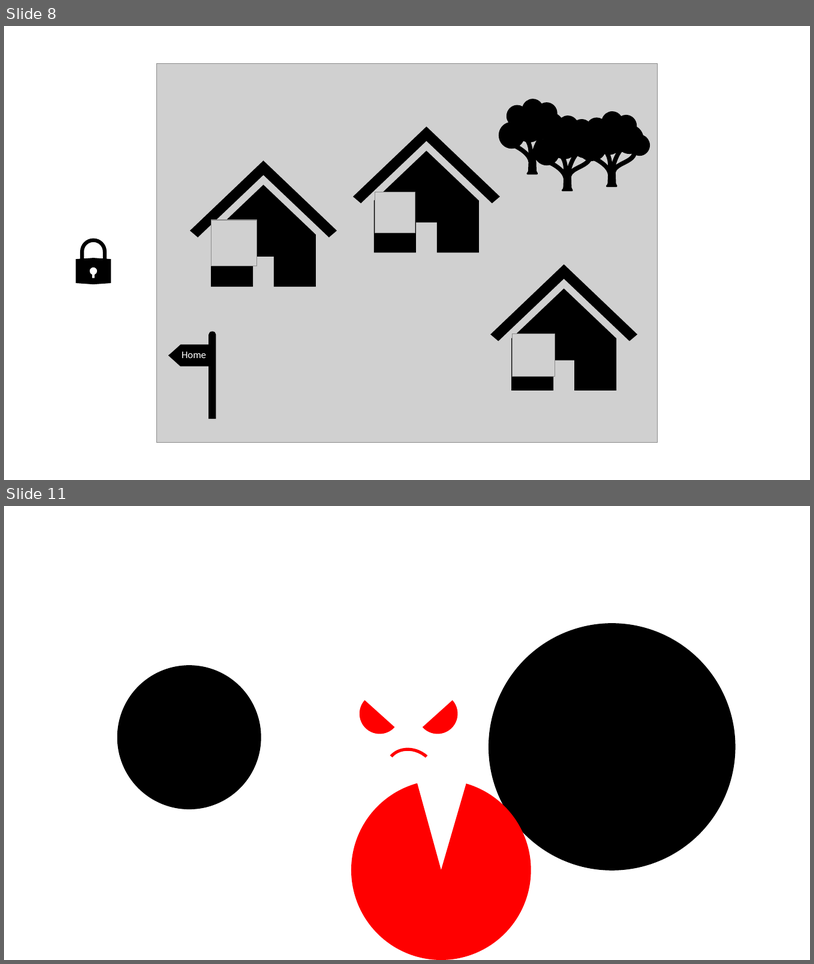
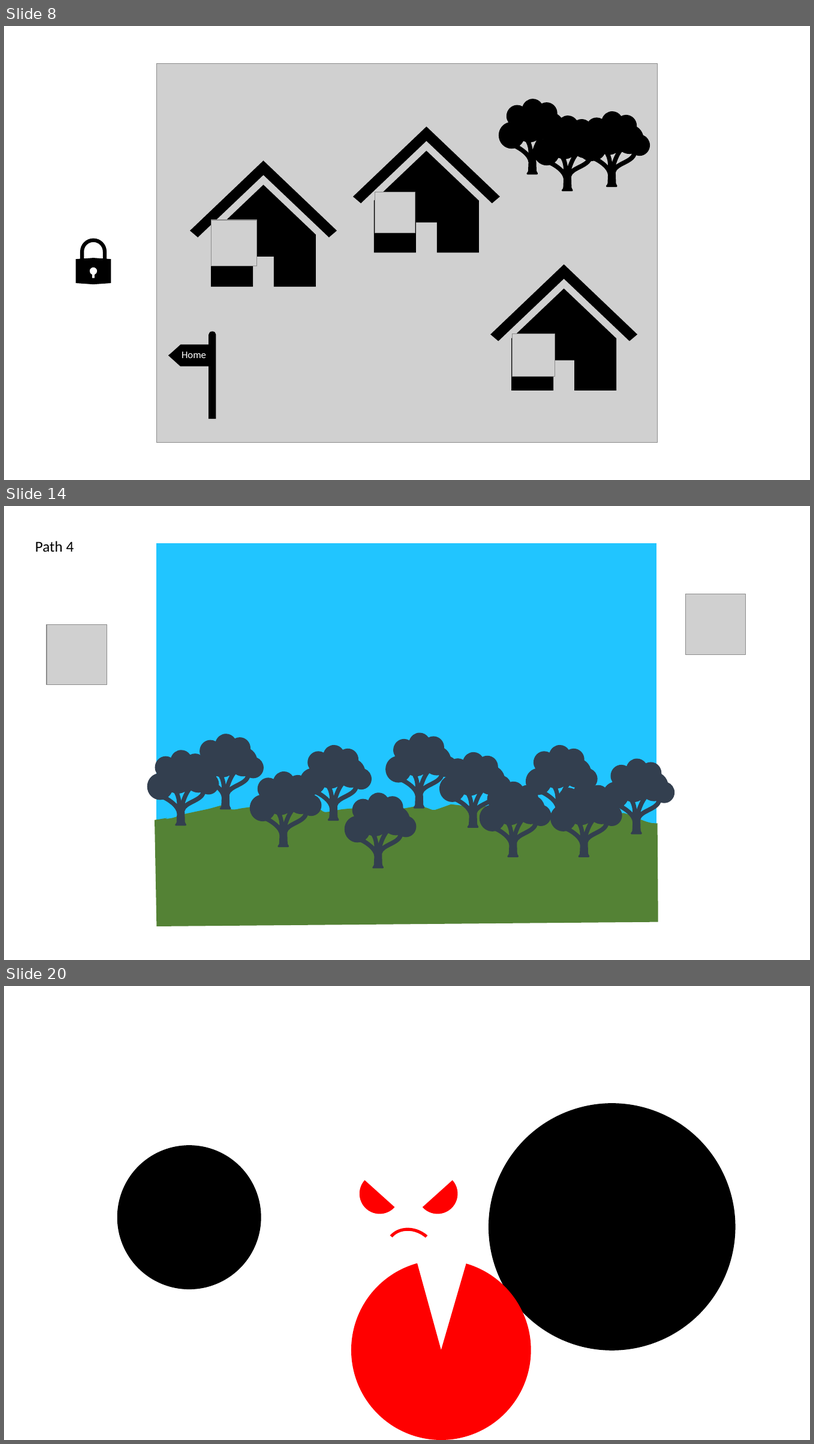
Before and after one commit to AmeliaTYR/SlimeFighter, a slide deck: otherFiles/art.pptx. Shown one above the other, each under a label of ours: slides 8 and 11 before the commit, slides 8, 14 and 20 after it; the slides between them are not shown. The pictures are 814x964 and 814x1444 pixels, drawn with LibreOffice and Linux fonts; fonts in the diff are those of the drawing; grey boxes stand for pictures. Boxes give left, top, right and bottom in pixels: in the first picture for what was removed or moved away, otherwise in the second. Text is boxed around its words. In the diff, an @@ line names an element or a change of style, - is before the commit and + after.

```diff
--- a/otherFiles/art.pptx
+++ b/otherFiles/art.pptx
@@ slide 14 added at box(4, 506, 810, 960), background #FFFFFF @@
@@ text added at box(35, 541, 74, 552), 18 pt, text #000000 @@
+Path 4
@@ rectangle added at box(156, 544, 657, 854), fill #21C5FF @@
@@ picture added at box(686, 594, 746, 655) @@
@@ picture added at box(47, 625, 107, 685) @@
@@ freeform shape added at box(192, 733, 264, 809), fill #333F50 @@
@@ freeform shape added at box(386, 733, 458, 808), fill #333F50 @@
@@ freeform shape added at box(147, 750, 219, 825), fill #333F50 @@
@@ freeform shape added at box(300, 745, 372, 820), fill #333F50 @@
@@ freeform shape added at box(440, 752, 512, 828), fill #333F50 @@
@@ freeform shape added at box(526, 745, 598, 820), fill #333F50 @@
@@ freeform shape added at box(250, 772, 322, 847), fill #333F50 @@
@@ freeform shape added at box(603, 758, 675, 834), fill #333F50 @@
@@ freeform shape added at box(345, 793, 417, 868), fill #333F50 @@
@@ freeform shape added at box(480, 781, 552, 857), fill #333F50 @@
@@ freeform shape added at box(551, 781, 623, 857), fill #333F50 @@
@@ freeform shape added at box(155, 804, 659, 927), fill #548235 @@
@@ what was slide 11 is now slide 20 @@
```
Also in this commit, not shown: 2 slides changed, 12 other slides added, 4 slides removed, 17 other files.
